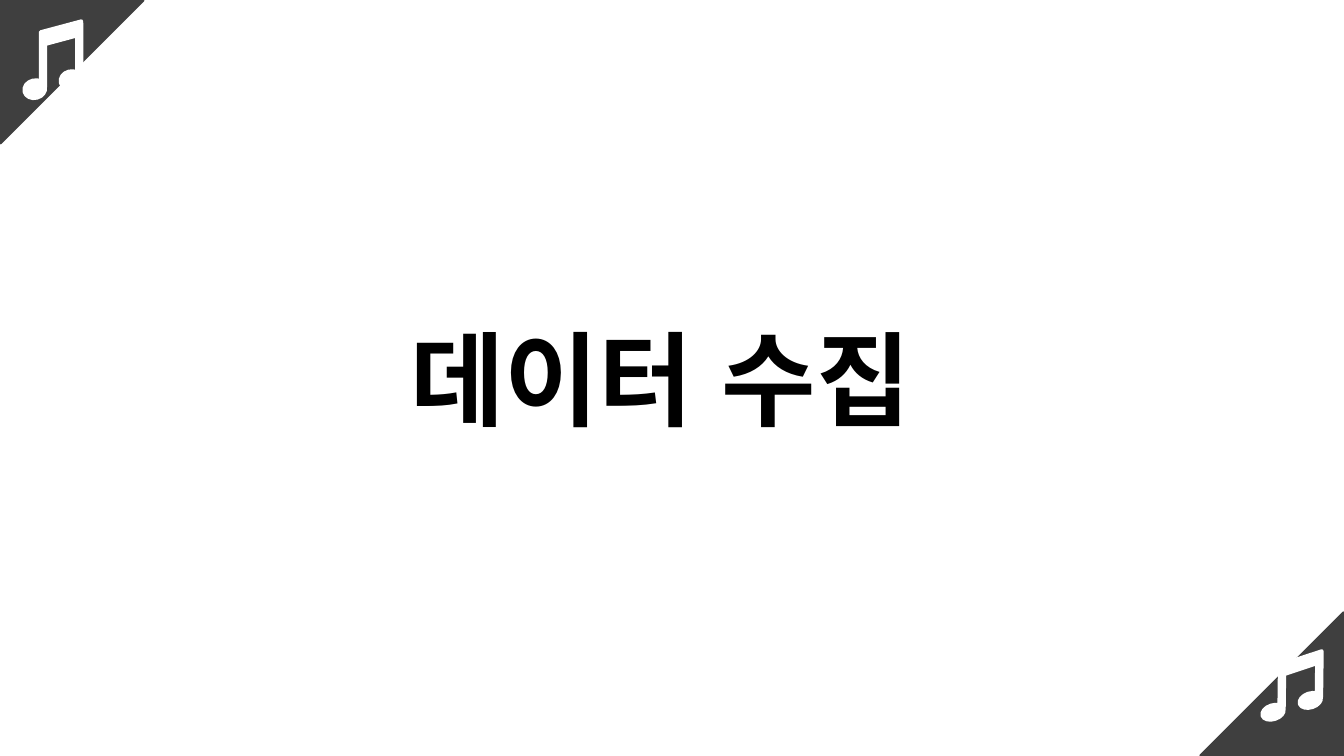
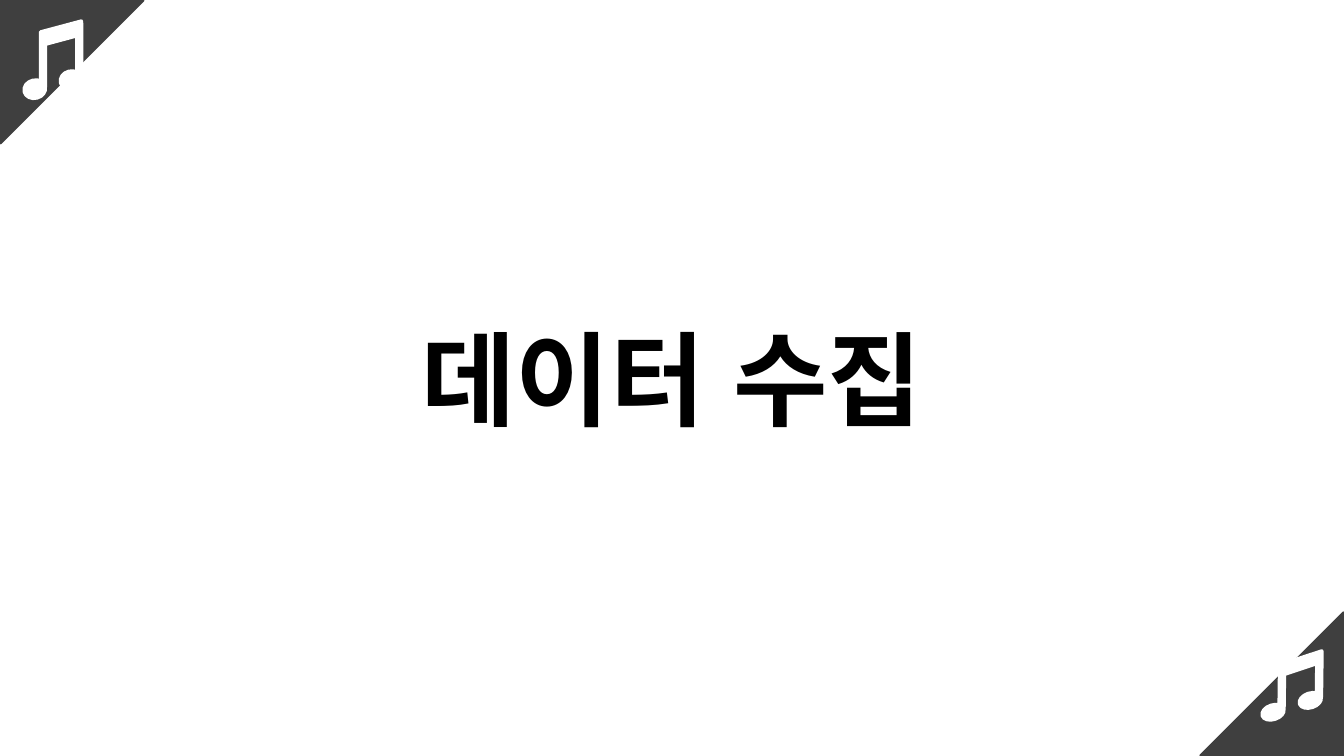
Before and after one commit to audwnd951/it_project2, a slide deck: slide 5 of MJ/최종 딥러닝 작곡.pptx (slide 6 before the commit). Drawn at 1344x756 pixels with LibreOffice and Linux fonts; fonts in the diff are those of the drawing. Boxes give left, top, right and bottom in pixels: in the first picture for what was removed or moved away, otherwise in the second. Text is boxed around its words. In the diff, an @@ line names an element or a change of style, - is before the commit and + after.

```diff
--- a/MJ/최종 딥러닝 작곡.pptx
+++ b/MJ/최종 딥러닝 작곡.pptx
@@ text "데이터 수집": place and size @@
-text "데이터 수집" at <box>410,332,911,428</box>
+text "데이터 수집" at <box>422,332,922,428</box>
@@ text "데이터 수집" at <box>422,332,922,428</box>: alignment left to centre @@
```
Also in this commit, not shown: 9 other slides changed, 2 slides removed.
